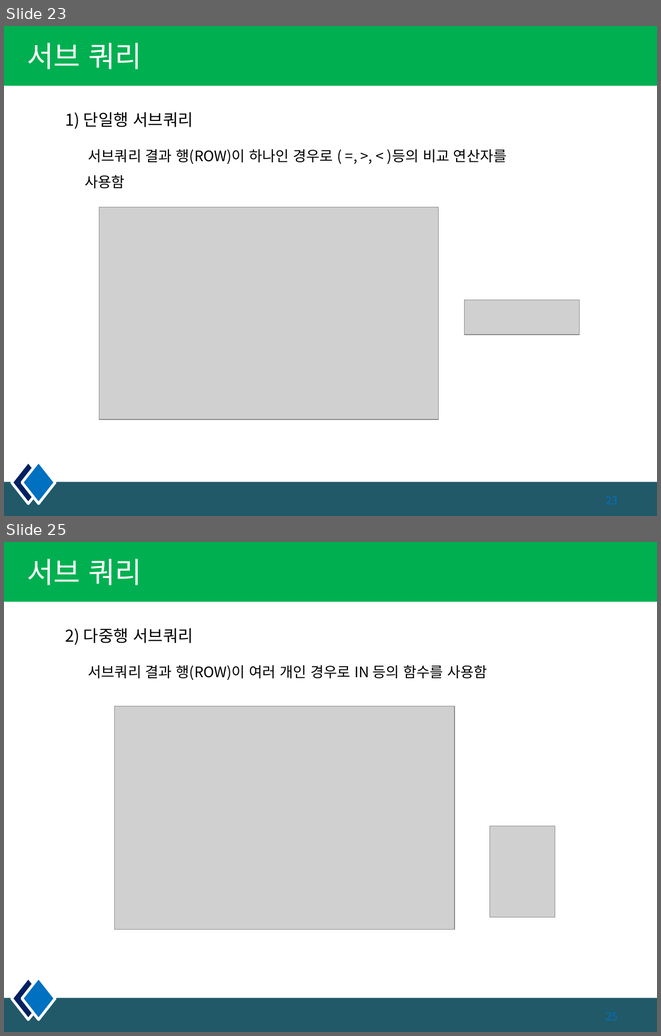
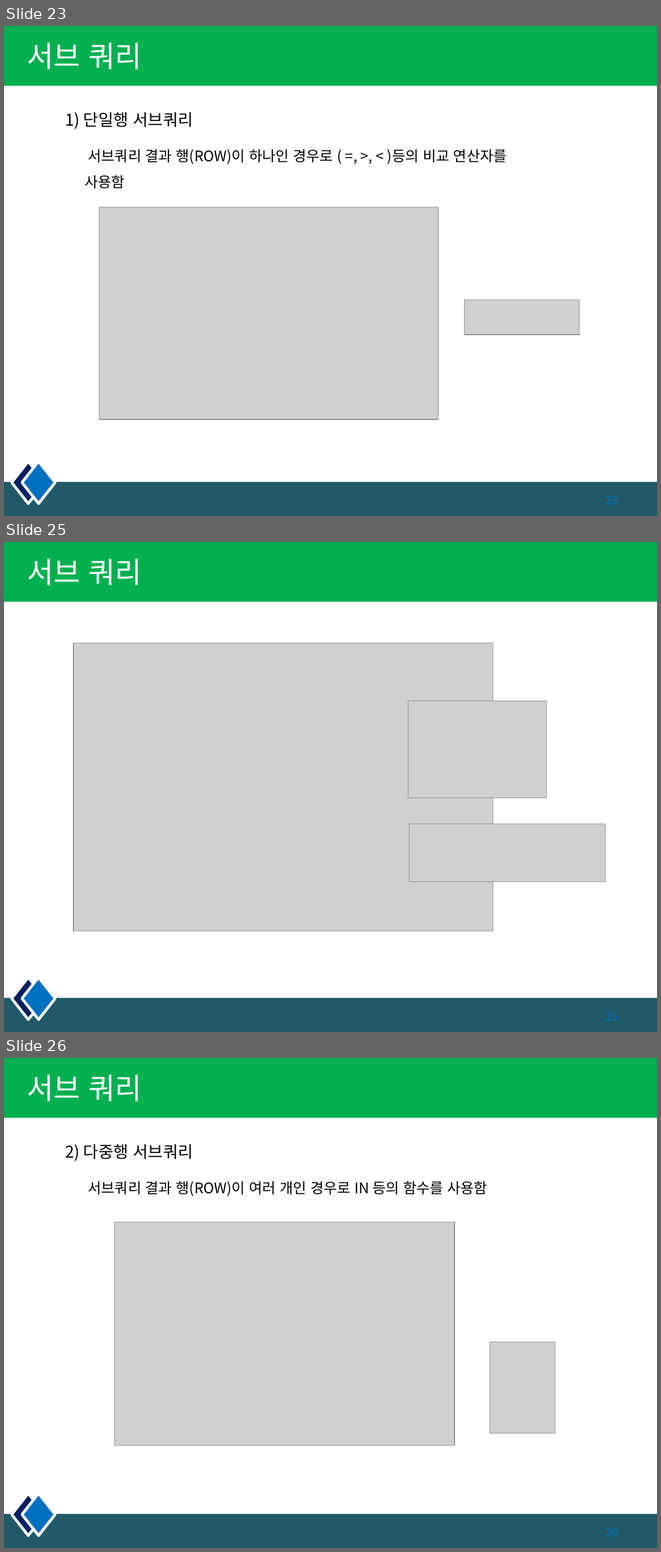
Before and after one commit to pshho/ngreen_project, a slide deck: sqlWorks/자료/db_ppt/4장. select_join.pptx. Shown one above the other, each under a label of ours: slides 23 and 25 before the commit, slides 23, 25 and 26 after it; the slides between them are not shown. The pictures are 661x1036 and 661x1552 pixels, drawn with LibreOffice and Linux fonts; fonts in the diff are those of the drawing; grey boxes stand for pictures. Boxes give left, top, right and bottom in pixels: in the first picture for what was removed or moved away, otherwise in the second. Text is boxed around its words. In the diff, an @@ line names an element or a change of style, - is before the commit and + after.

```diff
--- a/sqlWorks/자료/db_ppt/4장. select_join.pptx
+++ b/sqlWorks/자료/db_ppt/4장. select_join.pptx
@@ slide 25 added at (x1=4, y1=542, x2=657, y2=1032), background #FFFFFF; not listed: 4 template elements that a slide beside it also shows @@
@@ title added at (x1=27, y1=558, x2=142, y2=585), 32 pt, text #FFFFFF @@
+서브 쿼리
@@ picture added at (x1=73, y1=643, x2=493, y2=931) @@
@@ picture added at (x1=408, y1=700, x2=547, y2=798) @@
@@ picture added at (x1=409, y1=824, x2=606, y2=882) @@
@@ what was slide 25 is now slide 26 @@
```
Also in this commit, not shown: 1 slide changed, 3 other slides added, 21 other files.
